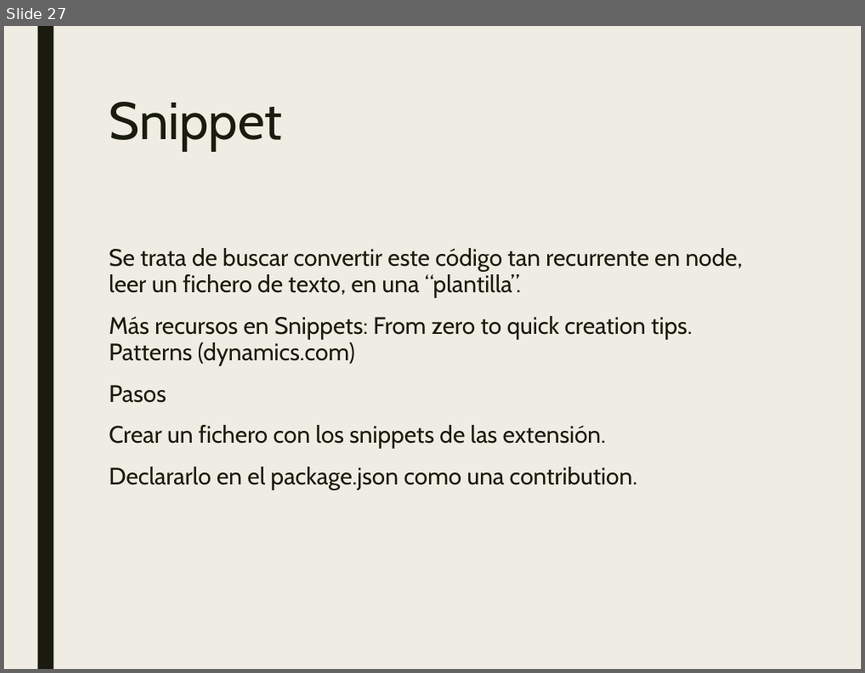
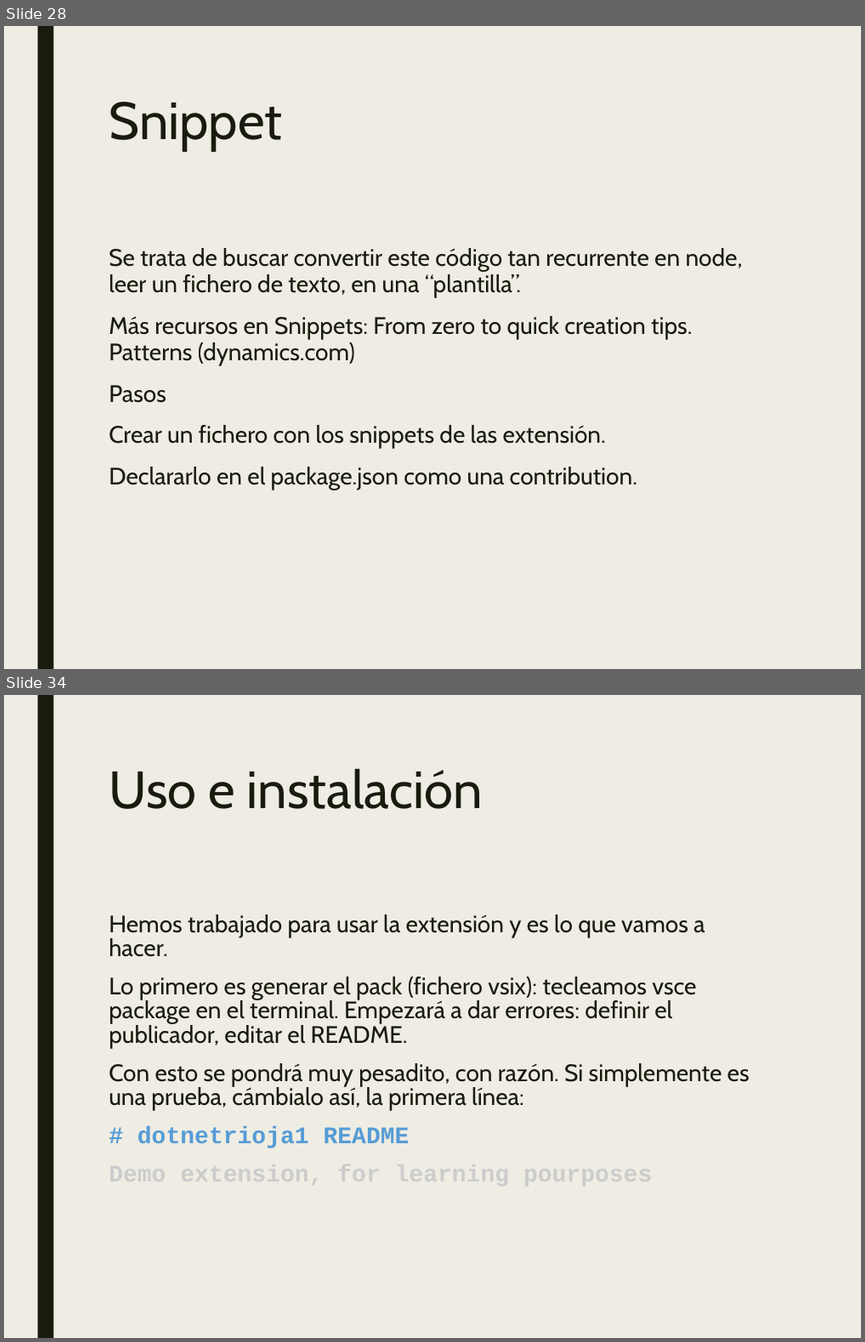
Before and after one commit to JalmarazMartn/dotnetrioja1, a slide deck: VSCODE Extensiones.ppt. Shown one above the other, each under a label of ours: slide 27 before the commit, slides 28 and 34 after it; the slides between them are not shown. The pictures are 865x673 and 865x1342 pixels, drawn with LibreOffice and Linux fonts; fonts in the diff are those of the drawing. Boxes give left, top, right and bottom in pixels: in the first picture for what was removed or moved away, otherwise in the second. Text is boxed around its words. In the diff, an @@ line names an element or a change of style, - is before the commit and + after.

```diff
--- a/VSCODE Extensiones.ppt
+++ b/VSCODE Extensiones.ppt
@@ slide 34 added at (4,695,861,1338), background #EFEDE3; not listed: 1 template element that a slide beside it also shows @@
@@ title added at (109,769,483,809), 44 pt, text #191B0E @@
+Uso e instalación
@@ text added at (109,914,749,1148), 20 pt, text #191B0E @@
+Hemos trabajado para usar la extensión y es lo que vamos a hacer.
+Lo primero es generar el pack (fichero vsix): tecleamos vsce package en el terminal. Empezará a dar errores: definir el publicador, editar el README.
+Con esto se pondrá muy pesadito, con razón. Si simplemente es una prueba, cámbialo así, la primera línea:
+# dotnetrioja1 README
+Demo extension, for learning pourposes
@@ what was slide 27 is now slide 28 @@
```
Also in this commit, not shown: 8 other slides added, 3 other files.
